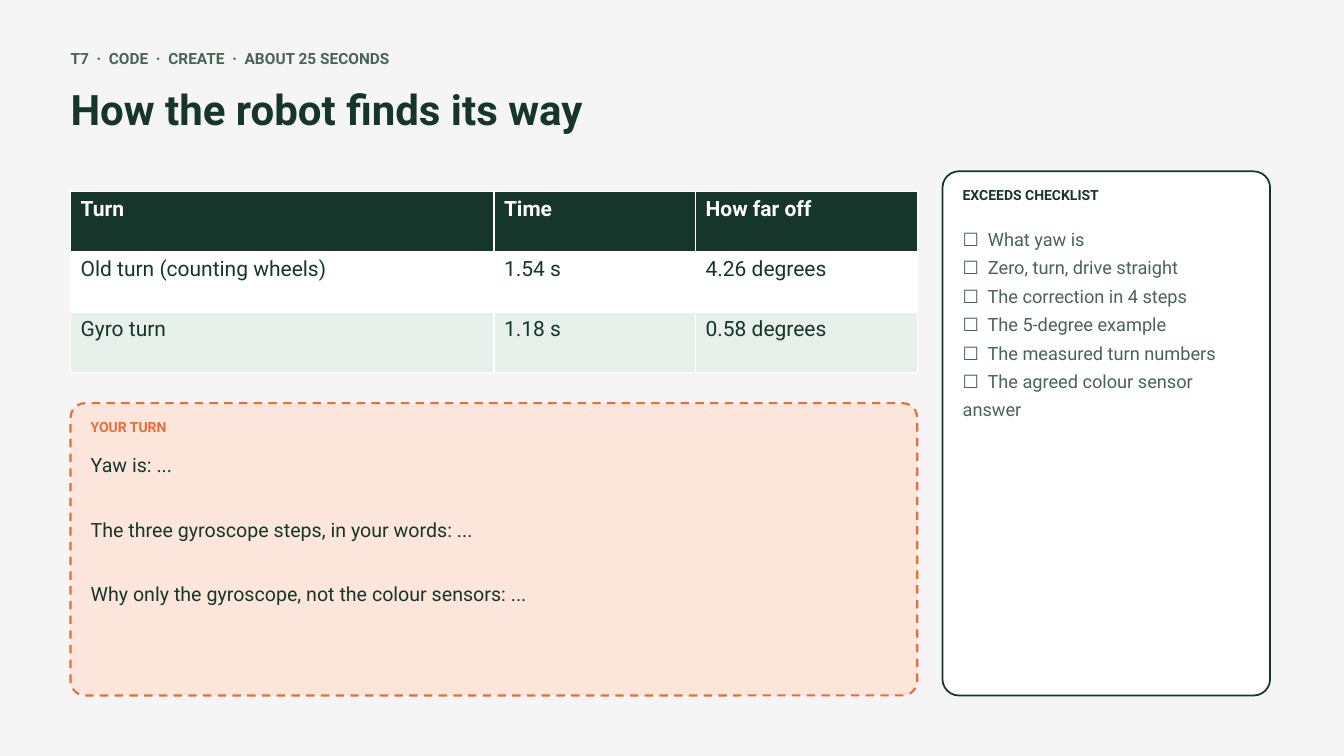
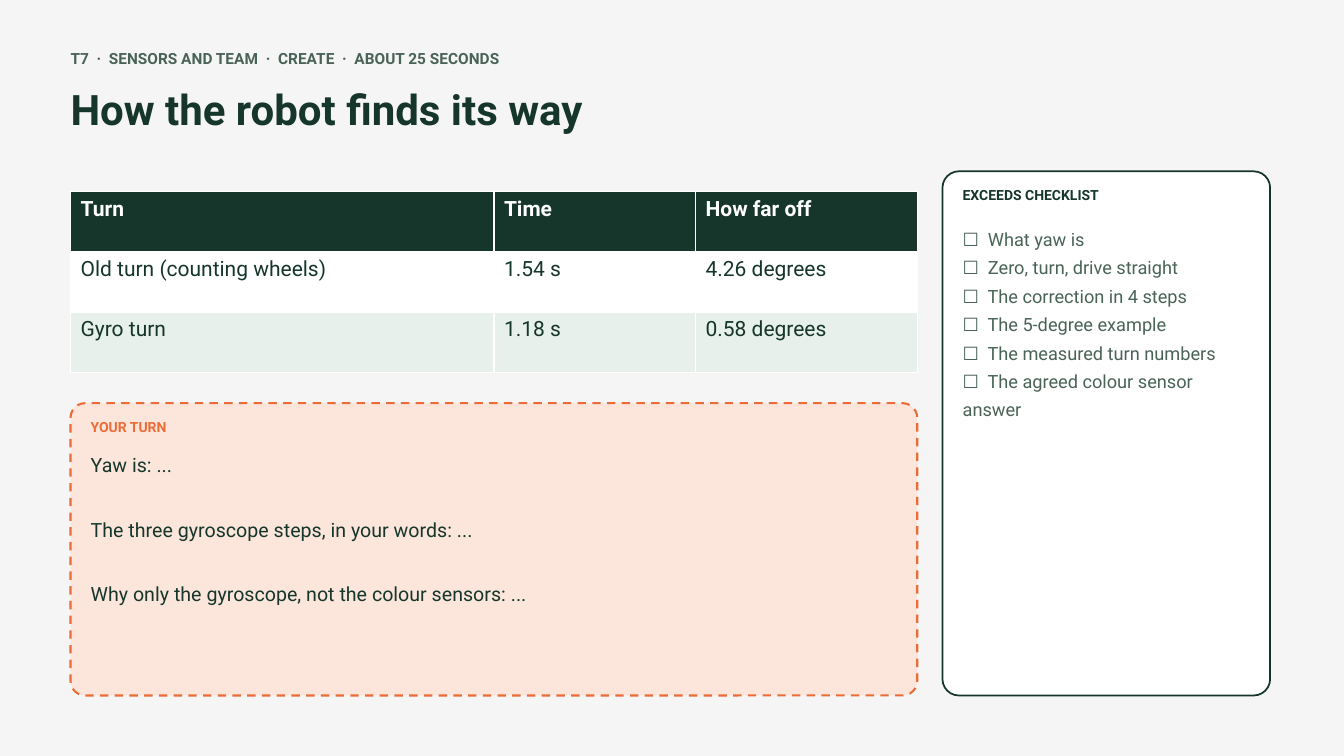
Before and after one commit to amana4/FLL2026, a slide deck: slide 32 of robot-design/exceeds-workshop.pptx. Drawn at 1344x756 pixels with LibreOffice and Linux fonts; fonts in the diff are those of the drawing. Boxes give left, top, right and bottom in pixels: in the first picture for what was removed or moved away, otherwise in the second. Text is boxed around its words. In the diff, an @@ line names an element or a change of style, - is before the commit and + after.

Commit message:
Move the gyroscope to its own speaking part
- five parts are now strategy, robot, code, testing, and sensors and team
- code script covers python, drive_cm, layers and the safety stop
- sensors and team script covers yaw and the three gyroscope steps, then
  who did what, lessons and pride
- role slots updated in the deck and the script doc builder, by roster slot

```diff
--- a/robot-design/exceeds-workshop.pptx
+++ b/robot-design/exceeds-workshop.pptx
@@ text at box(71, 53, 499, 64): text changed @@
-T7 · CODE · CREATE · ABOUT 25 SECONDS
+T7 · SENSORS AND TEAM · CREATE · ABOUT 25 SECONDS
```
Also in this commit, not shown: 4 other slides changed, 6 other files.
